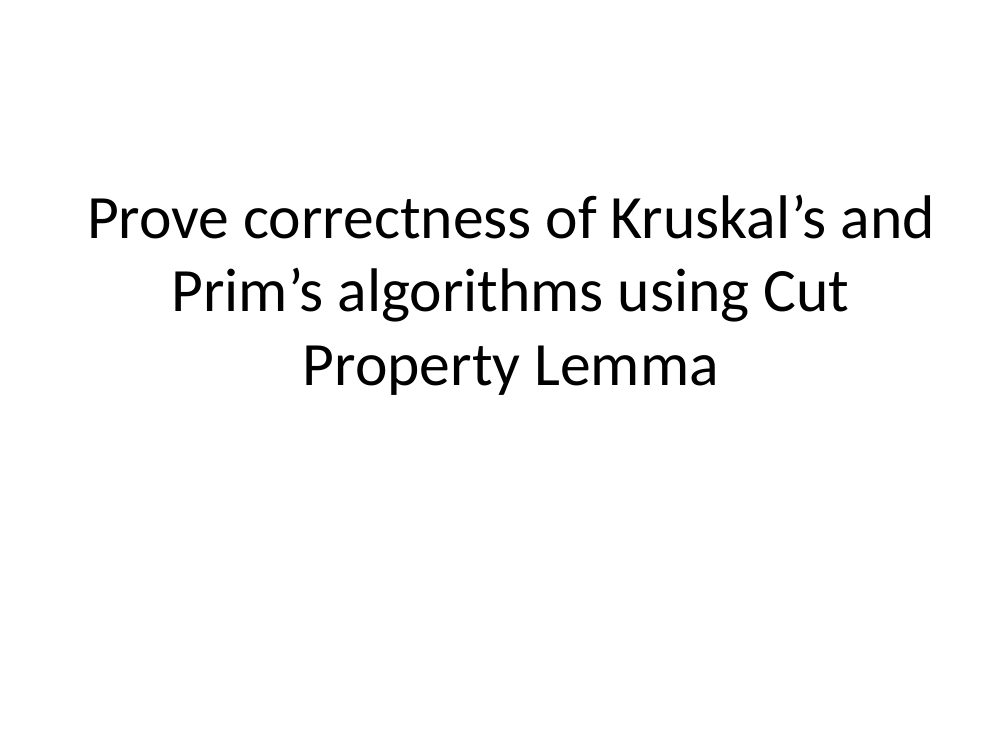
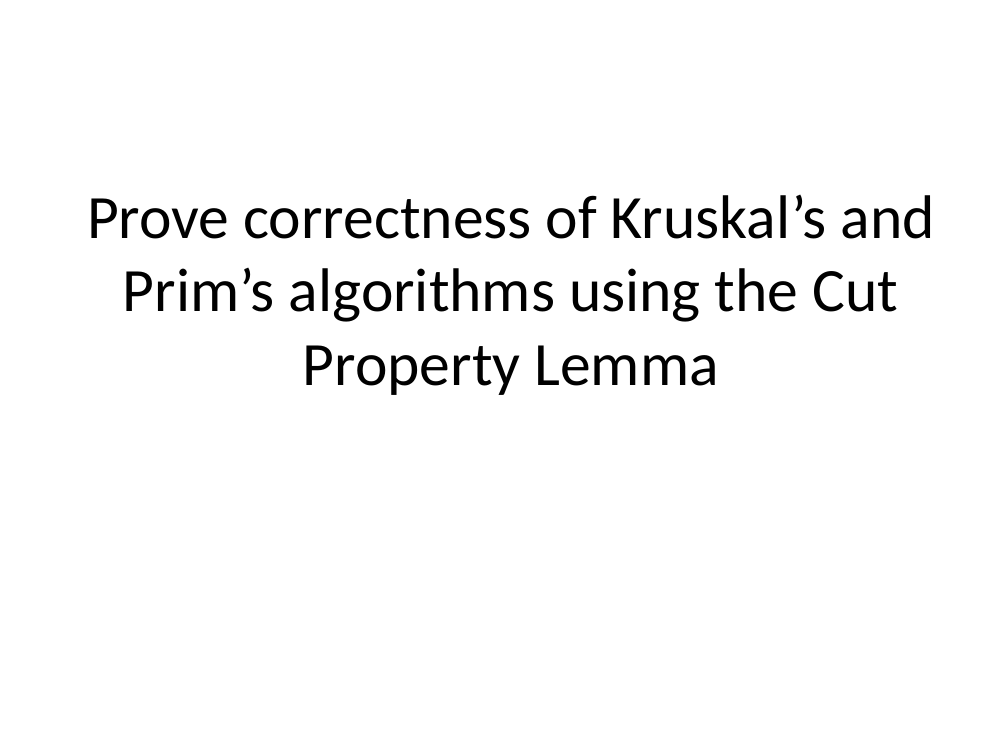
Before and after one commit to jessehartloff/Education, a slide deck: slide 9 of content/u18/cse331/media/lect12.ppt. Drawn at 1008x756 pixels with LibreOffice and Linux fonts; fonts in the diff are those of the drawing. Boxes give left, top, right and bottom in pixels: in the first picture for what was removed or moved away, otherwise in the second. Text is boxed around its words. In the diff, an @@ line names an element or a change of style, - is before the commit and + after.

Commit message:
add 331 lecture content

```diff
--- a/content/u18/cse331/media/lect12.ppt
+++ b/content/u18/cse331/media/lect12.ppt
@@ title at [87, 195, 935, 395]: text changed @@
-Prove correctness of Kruskal’s and Prim’s algorithms using Cut Property Lemma
+Prove correctness of Kruskal’s and Prim’s algorithms using the Cut Property Lemma
```
Also in this commit, not shown: 26 other files.
